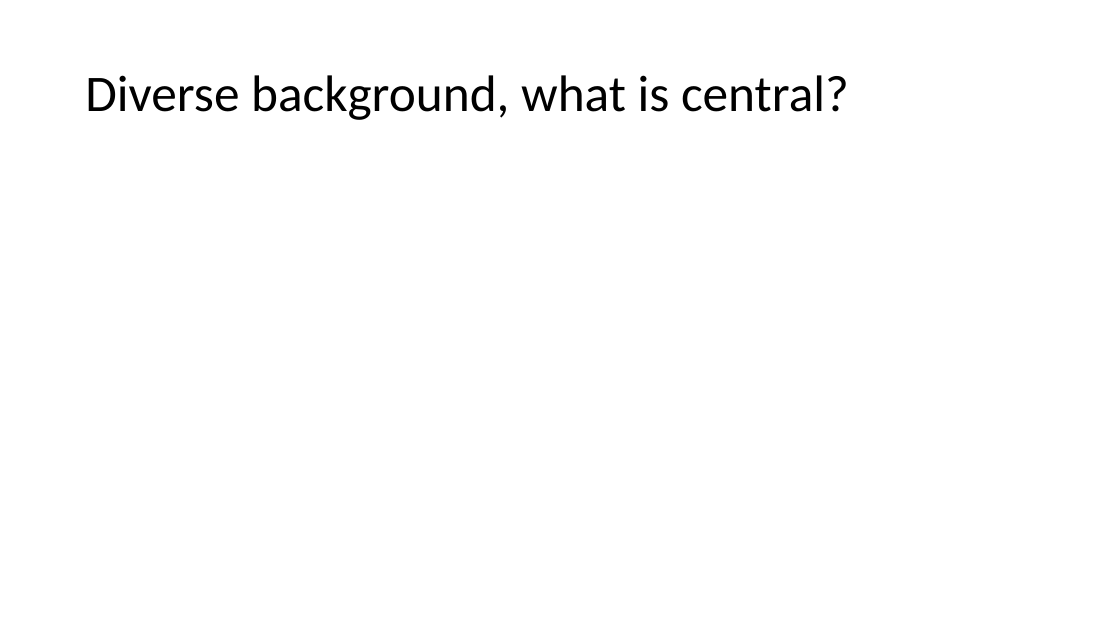
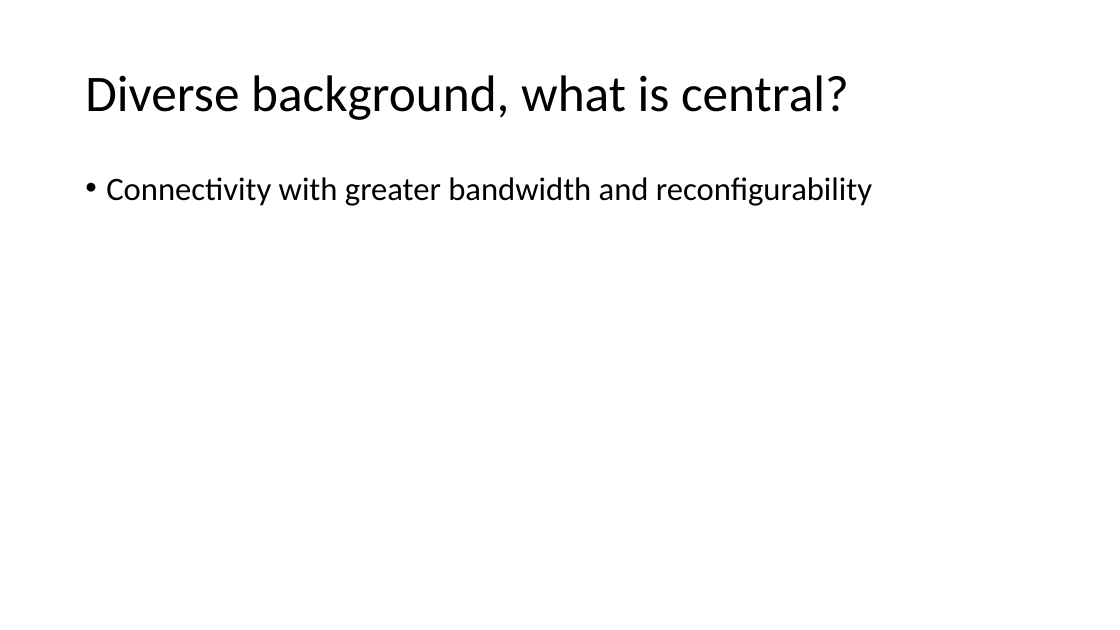
Before and after one commit to wyywyy23/faculty_all_in_one, a slide deck: slide 29 of psu_ee/online_interview/online_interview_notes.pptx. Drawn at 1120x630 pixels with LibreOffice and Linux fonts; fonts in the diff are those of the drawing. Boxes give left, top, right and bottom in pixels: in the first picture for what was removed or moved away, otherwise in the second. Text is boxed around its words. In the diff, an @@ line names an element or a change of style, - is before the commit and + after.

```diff
--- a/psu_ee/online_interview/online_interview_notes.pptx
+++ b/psu_ee/online_interview/online_interview_notes.pptx
@@ text added at bbox=[106, 177, 872, 206], 28 pt, text #000000 @@
+• Connectivity with greater bandwidth and reconfigurability
```
Also in this commit, not shown: 3 other slides changed.
